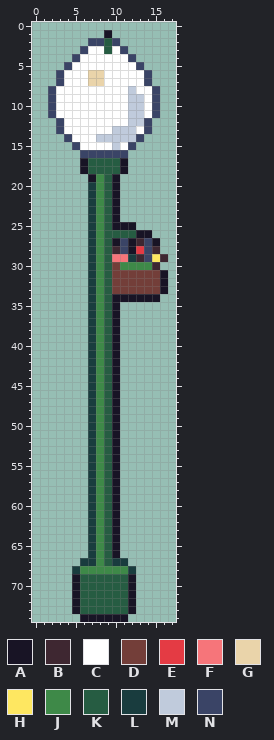
Pixel-art file: art/roadside/roadside-lamp-post@50.aseprite. The picture above is the old version.
18x75 pixels, 1 frame.
Palette (. is transparent): A #181425  B #3e2731  C #ffffff  D #733e39  E #e43b44  F #f6757a  G #ead4aa  H #fee761  J #3e8948  K #265c42  L #193c3e  M #c0cbdc  N #3a4466
Pixels before, first column x 2:
 1 .......A.......
 2 .....NNKN......
 3 ....NCCKCN.....
 4 ...NCCCCCCN....
 5 ..NCCCCCCCCN...
 6 .NCCCGGCCCCCN..
 7 .NCCCGGCCCCCN..
 8 NCCCCCCCCCMCCN.
 9 NCCCCCCCCCMMCN.
10 NCCCCCCCCCMMCN.
11 NCCCCCCCCCMMCN.
12 .NCCCCCCCCMMN..
13 .NCCCCCCMMMCN..
14 ..NCCCMMMMMN...
15 ...NCCCCMCN....
16 ....NNNNNN.....
17 ....AKKKKA.....
18 ....AKKKKA.....
19 .....AJKA......
20 .....LJKA......
21 .....LJKA......
22 .....LJKA......
23 .....LJKA......
24 .....LJKA......
25 .....LJKAAA....
26 .....LJKKKKAA..
27 .....LJKANABNA.
28 .....LJKBNAENB.
29 .....LJKFFLBNHB
30 .....LJKDJJJJB.
31 .....LJKDDDDDDA
32 .....LJKDDDDDDA
33 .....LJKDDDDDDA
34 .....LJKAAAAAA.
35 .....LJKA......
36 .....LJKA......
37 .....LJKA......
38 .....LJKA......
39 .....LJKA......
40 .....LJKA......
41 .....LJKA......
42 .....LJKA......
43 .....LJKA......
44 .....LJKA......
45 .....LJKA......
46 .....LJKA......
47 .....LJKA......
48 .....LJKA......
49 .....LJKA......
50 .....LJKA......
51 .....LJKA......
52 .....LJKA......
53 .....LJKA......
54 .....LJKA......
55 .....LJKA......
56 .....LJKA......
57 .....LJKA......
58 .....LJKA......
59 .....LJKA......
60 .....LJKA......
61 .....LJKA......
62 .....LJKA......
63 .....LJKA......
64 .....LJKA......
65 .....LJKA......
66 .....LJKA......
67 ....LLJKLL.....
68 ...LJJJJJJL....
69 ...AKKKKKKA....
70 ...AKKKKKKA....
71 ...AKKKKKKA....
72 ...AKKKKKKA....
73 ...AKKKKKKA....
74 ....AAAAAA.....
The result:
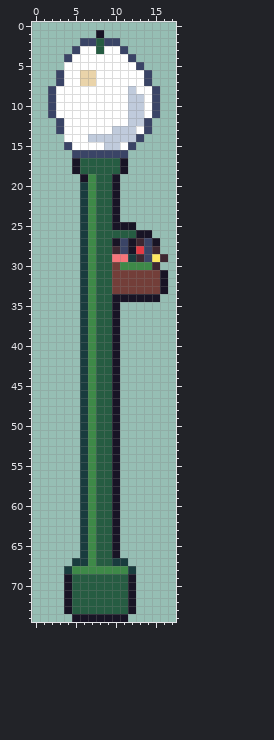
From old to new:
Changed rows in their new state; - is an unchanged pixel.
first column x 4:
 1 ----A.
 2 --N-KN
 3 -NC-KC
 4 NC----
 5 C-----
 6 --G-C-
 7 --G-C-
first column x 4:
14 C--M--
15 NC---M
16 -N----
17 -AK---
18 -AK---
19 --AJK-
20 --LJK-
21 --LJK-
22 --LJK-
23 --LJK-
24 --LJK-
25 --LJK-
26 --LJK-
27 --LJK-
28 --LJK-
29 --LJK-
30 --LJK-
31 --LJK-
32 --LJK-
33 --LJK-
34 --LJK-
35 --LJK-
36 --LJK-
37 --LJK-
38 --LJK-
39 --LJK-
40 --LJK-
41 --LJK-
42 --LJK-
43 --LJK-
44 --LJK-
45 --LJK-
46 --LJK-
47 --LJK-
48 --LJK-
49 --LJK-
50 --LJK-
51 --LJK-
52 --LJK-
53 --LJK-
54 --LJK-
55 --LJK-
56 --LJK-
57 --LJK-
58 --LJK-
59 --LJK-
60 --LJK-
61 --LJK-
62 --LJK-
63 --LJK-
64 --LJK-
65 --LJK-
66 --LJK-
67 -L-JK-
68 LJ----
69 AK----
70 AK----
71 AK----
72 AK----
73 AK----
74 -A----
Changed places in both pictures, as pixel boxes (x1, y1, x2, y2):
changed: (64, 30, 112, 86)
changed: (64, 134, 112, 622)
